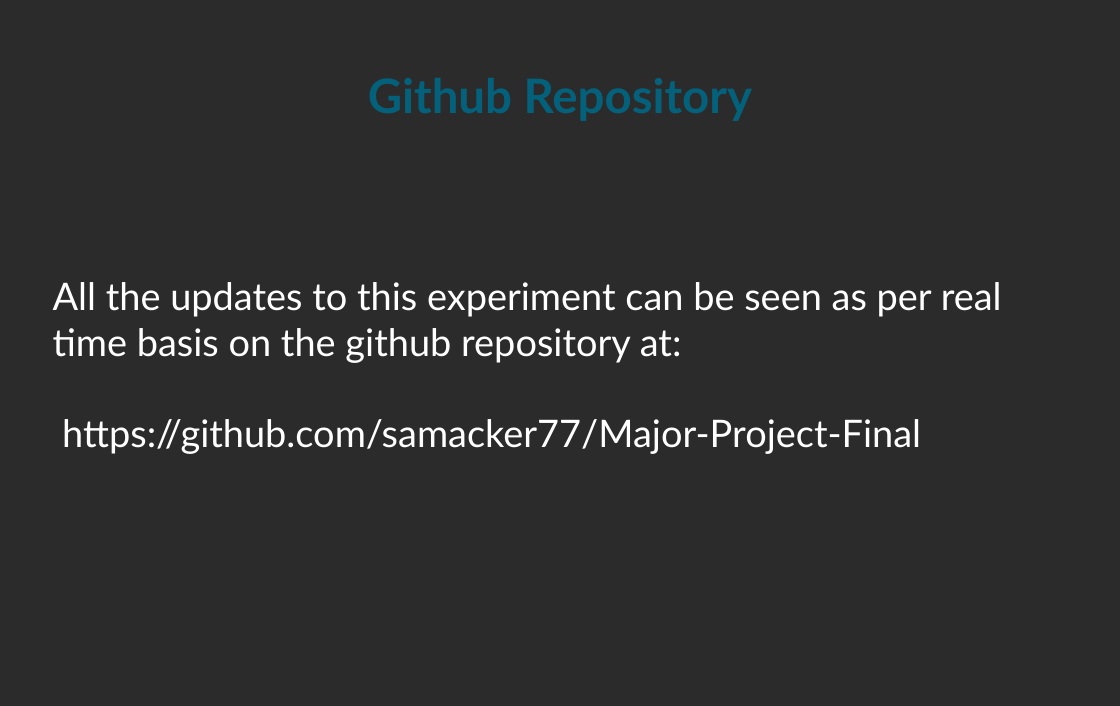
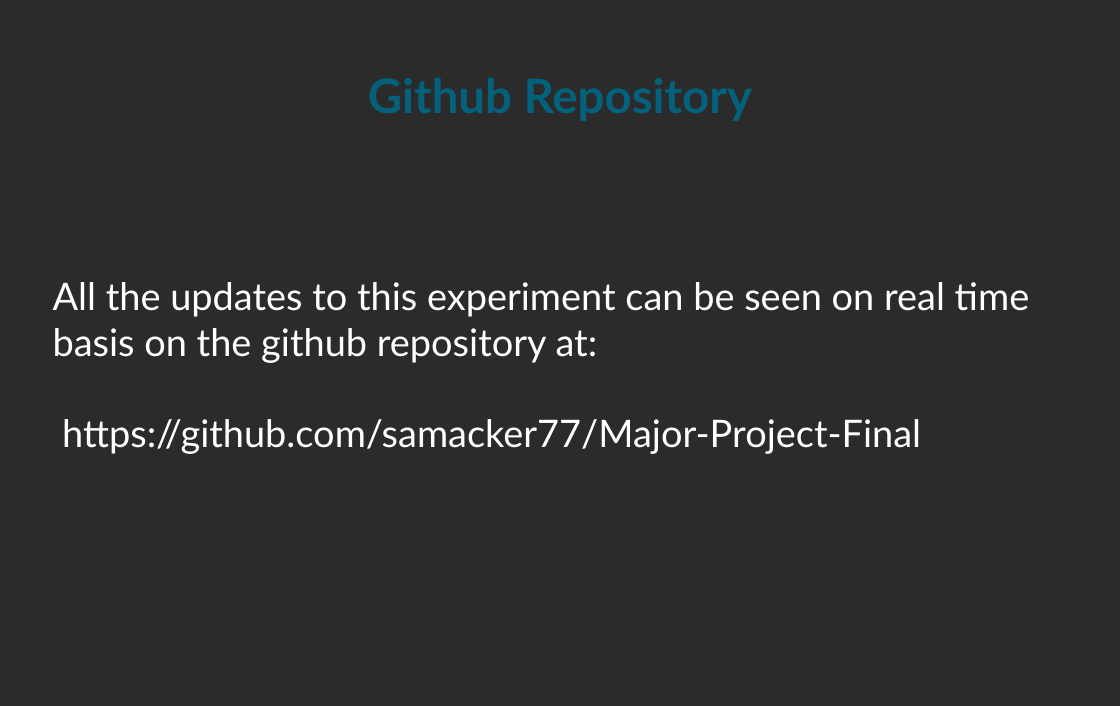
Before and after one commit to samacker77/Major-Project-Final, a slide deck: slide 12 of Presentations/01 - Presentation 15 Oct 2018.odp. Drawn at 1120x706 pixels with LibreOffice and Linux fonts; fonts in the diff are those of the drawing; background and template pictures are left out; a plain dark background stands for a picture behind light text. Boxes give left, top, right and bottom in pixels: in the first picture for what was removed or moved away, otherwise in the second. Text is boxed around its words. In the diff, an @@ line names an element or a change of style, - is before the commit and + after.

```diff
--- a/Presentations/01 - Presentation 15 Oct 2018.odp
+++ b/Presentations/01 - Presentation 15 Oct 2018.odp
@@ text at <box>53,282,1030,357</box>: text changed @@
-All the updates to this experiment can be seen as per real time basis on the github repository at:
+All the updates to this experiment can be seen on real time basis on the github repository at:
```
Also in this commit, not shown: 2 other slides changed.
